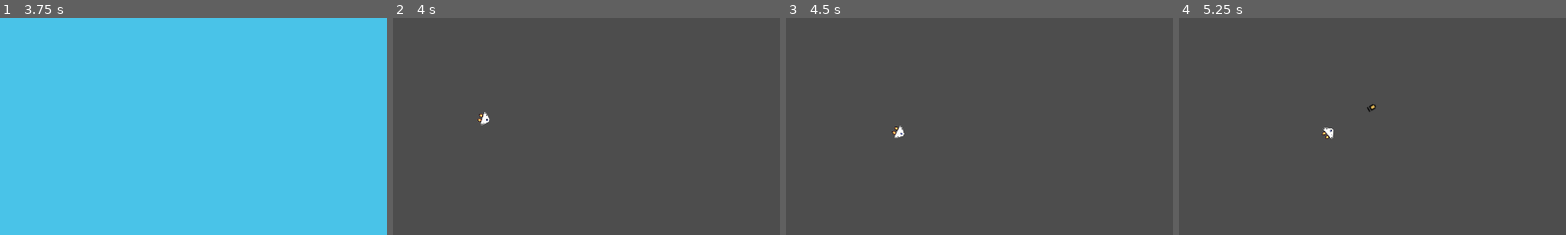
Above: before the commit, frames 1-4 (left to right).
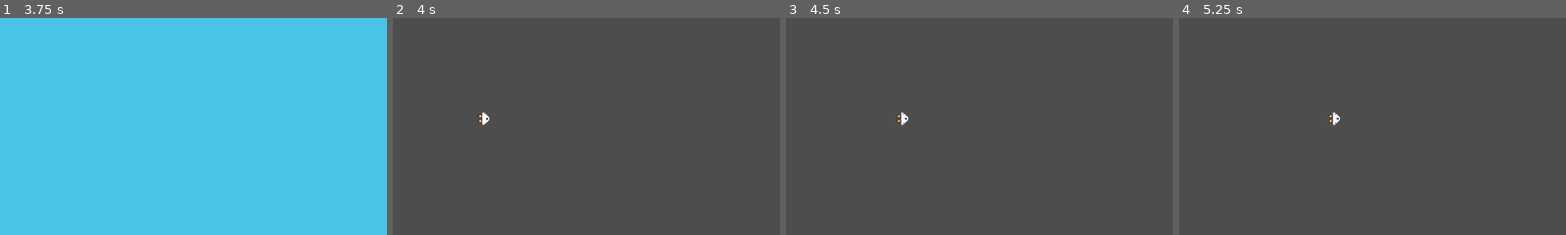
Above: after the commit, the same moments.

Repository: MrJman006/PvPlanes
Game: Godot game, scene res://scenes/start_menu.tscn
The game is run twice, just before and just after one commit, with the same random seed, the same clock (stepped at 60 frames per second) and the same inputs.
Inputs (mouse positions are % of the whole screen's width and height, from its top left):
- Up to frame 1 (3.75 s): click (48, 75) at 0.5 s; tap Enter (kb_enter) at 1.25, 1.35, 2.75, 2.85 s; move the mouse to (72, 45) at 1.27 s; hold Right (ui_right) 1.28-2.03 s; tap Space (kb_space) at 2, 2.1, 3.5, 3.6 s; move the mouse to (30, 55) at 2.02 s; hold Left (ui_left) 2.03-2.78 s; move the mouse to (60, 28) at 2.77 s; hold Right (ui_right) from 2.78 s (still down); move the mouse to (45, 70) at 3.52 s
- Up to frame 2 (4 s): keep holding Right (ui_right)
- Up to frame 3 (4.5 s): move the mouse to (80, 65) at 4.27 s; release Right (ui_right) at 4.28 s; hold Left (ui_left) from 4.28 s (still down); tap Enter (kb_enter) at 4.35 s
- Up to frame 4 (5.25 s): keep holding Left (ui_left); tap Enter (kb_enter) at 5 s; move the mouse to (20, 35) at 5.02 s; tap Space (kb_space) at 5.1 s
The pictures show only the part of the screen within x 15-65%, y 0-50%; the shares and areas given below are measured in that part.

Frame 1 is identical in both runs. In frame 2, less than 0.1% of the frame differs, in the area x 21-26%, y 43-50%; in frame 3, 0.2%; in frame 4, 0.3%, in the area x 37-51%, y 39-56%.

Commit message:
Updated inputs

Diff:
--- a/scripts/Player.gd
+++ b/scripts/Player.gd
@@ -1,13 +1,14 @@
 extends CharacterBody2D
 class_name Player
 
+# Bullet scene
 var bullet_scene: PackedScene = preload("res://scenes/Bullet.tscn")
 
 var bullet_upgrades : Array[BaseUpgradeStrategy] = []
 var player_upgrades : Array[BaseUpgradeStrategy] = []
 
 # What device id to listen to (default 0 = keyboard)
-@export var device_id: int = 0
+@export var device_id: int = 1
 
 # Maximum total velocity of the player (units/s)
 @export var max_velocity: float = 128.0
@@ -33,6 +34,24 @@
 # Gun cooldown Timer
 @onready var gun_cooldown_timer: Timer = Timer.new()
 
+# Deadzone for joystick movement
+const DEADZONE = 0.2
+
+# Whether the action is pressed or not
+var action_states := {
+	"left": false,
+	"right": false,
+	"fire": false,
+}
+
+# Maps the actions to certain buttons
+# Joysticks are handled separately
+const ACTION_TO_BUTTON := {
+	"left": [KEY_LEFT],
+	"right": [KEY_RIGHT],
+	"fire": [KEY_SPACE, KEY_ENTER, JOY_BUTTON_B],
+}
+
 # Ready function
 func _ready() -> void:
 	gun_cooldown_timer.one_shot = true
@@ -49,9 +68,37 @@
 	handle_movement(delta)
 	handle_weapon_actions(delta)
 
+# Gets the keycode of a joypad button or key agnostically as an int
+func get_keycode(event: InputEvent) -> int:
+	if event is InputEventKey:
+		return event.keycode
+	if event is InputEventJoypadButton:
+		return event.button_index
+	return -1
+
+func _input(event):
+	# Check only if the event is from the device we want
+	if event.device == device_id:
+		if event is InputEventKey or event is InputEventJoypadButton:
+			for action in action_states.keys():
+				var found: bool = false
+				for keycode in ACTION_TO_BUTTON[action]:
+					if get_keycode(event) == int(keycode):
+						found = true
+						break
+				if found:
+					action_states[action] = event.pressed
+		# Handle joystick axes
+		elif event is InputEventJoypadMotion:
+			if event.axis == JOY_AXIS_LEFT_X:
+				# Move left
+				action_states["left"] = event.axis_value < -DEADZONE
+				# Move right
+				action_states["right"] = event.axis_value > DEADZONE
+
 func handle_weapon_actions(delta: float) -> void:
 	# Fire Input
-	if Input.is_action_pressed("ui_primary_fire", device_id) and gun_cooldown_timer.is_stopped(): # Enter / Space
+	if action_states["fire"] and gun_cooldown_timer.is_stopped():
 		var bullet = bullet_scene.instantiate()
 		get_tree().current_scene.add_child(bullet)
 
@@ -85,10 +132,9 @@
 # Handles inputs that affect movement
 # and finalizes the position of the player
 func handle_movement(delta: float) -> void:
-	# Movement input: rotation
-	if Input.is_action_pressed("ui_left", device_id): # A
+	if action_states["left"]:
 		rotation_degrees -= max_turn_speed * delta
-	if Input.is_action_pressed("ui_right", device_id): # D
+	if action_states["right"]:
 		rotation_degrees += max_turn_speed * delta
 
 	# Calculate new velocity
